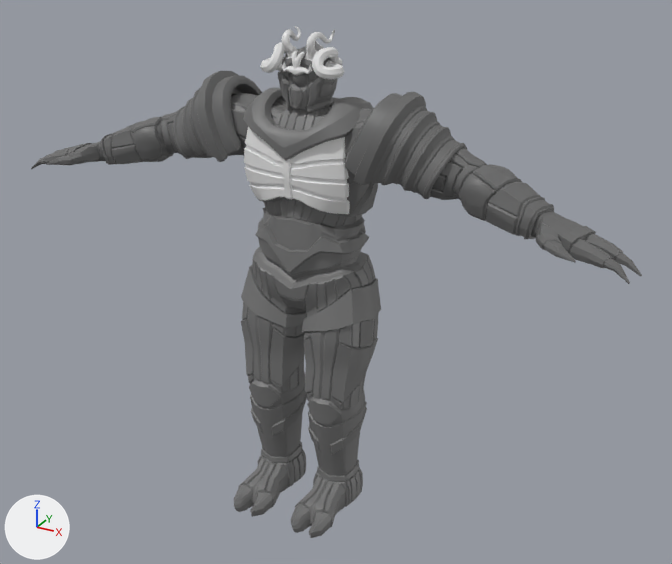
Before and after pictures for a commit that changed the FBX model Models/Enemies/Caligula/Caligula_high.fbx.
Both versions are drawn from a 50 mm lens placed at (-1.8, -45.2, 38.1), pointed at (-26.9, 0.6, 15.2). The lights are fixed; the arrows at lower left show +X, +Y and +Z. The first picture is the older version. Where no turn or scale is listed for an object, it has been applied to the vertices.

Before the edit, the objects in view are built like this:
```python
ob_bonearmor1 = bpy.data.objects.new('BoneArmor1', me_mesh_009)
ob_bonearmor1.location = (-28.5, 0.85, 24.97)
ob_commodusbody3 = bpy.data.objects.new('CommodusBody3', me_mesh_011)
ob_commodusbody3.location = (-28.5, -0.34, 14.39)
ob_mouthguard = bpy.data.objects.new('MouthGuard', me_mesh_001)
ob_mouthguard.location = (-28.5, -1.08, 26.59)
ob_pcube125 = bpy.data.objects.new('pCube125', me_mesh_006)
ob_pcube125.location = (-28.5, -1.01, 28.19)
ob_pcube127 = bpy.data.objects.new('pCube127', me_mesh_010)
ob_pcube127.location = (-28.5, -1.97, 22.42)
ob_sweep3 = bpy.data.objects.new('sweep3', me_mesh_005)
ob_sweep3.location = (-28.5, 0.49, 27.93)
```
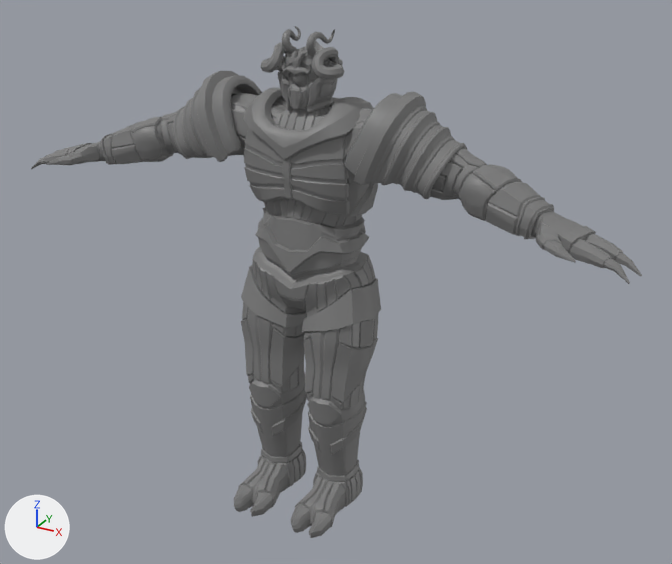
Where the newer file only moved an object's origin or applied its transform, the numbers keep the older frame.

Patch to the scene script:
```diff
--- a/Models/Enemies/Caligula/Caligula_high.fbx.py
+++ b/Models/Enemies/Caligula/Caligula_high.fbx.py
@@ mat_caligula_4k @@
+mat_caligula_4k = principled_material('Caligula_4K')
+mat_caligula_4k.base_color = (0.199, 0.199, 0.199)  # grey #7b7b7b
@@ me_mesh_005 @@
 # used by ob_sweep3; location = (-28.5, 0.49, 27.93)
-me_mesh_005.from_pydata(...)  # 2600 vertices, 2594 faces; spans x -2.57..2.57, y -1.93..1.93, z -2.28..2.28
+me_mesh_005.from_pydata(...)  # 2552 vertices, 2546 faces; spans x -2.57..2.57, y -1.93..1.93, z -2.28..2.28
+# me_mesh_005 part 1: 1430 faces spanning x -2.57..2.57, y -1.93..1.93, z -0.82..2.28 switch from mat_openpbr_shader1 (white #e7e7e7) to mat_caligula_4k (grey #7b7b7b)
+# me_mesh_005 part 2: 1110 faces spanning x -1.69..1.69, y -1.54..1.26, z -2.28..1.59 switch from mat_arminious_low_2k (grey #737373) to mat_caligula_4k (grey #7b7b7b)
+# edits to the shape of me_mesh_005 do not show in these pictures
@@ me_mesh_006 @@
 me_mesh_006.from_pydata(...)  # 254 vertices, 252 faces; spans x -0.96..0.96, y -0.28..0.41, z -0.32..0.95
-me_mesh_006.materials.append(mat_openpbr_shader1)  # white #e7e7e7
+me_mesh_006.materials.append(mat_caligula_4k)  # grey #7b7b7b
@@ me_mesh_010 @@
 me_mesh_010.from_pydata(...)  # 562 vertices, 560 faces; spans x -3.39..3.39, y -0.44..1.43, z -2.16..2.53
-me_mesh_010.materials.append(mat_openpbr_shader1)  # white #e7e7e7
+me_mesh_010.materials.append(mat_caligula_4k)  # grey #7b7b7b
@@ me_mesh_011 @@
 # used by ob_commodusbody3; location = (-28.5, -0.34, 14.39)
-me_mesh_011.from_pydata(...)  # 10470 vertices, 10456 faces; spans x -19.7..19.7, y -4.7..4.7, z -14.4..14.4
-me_mesh_011.materials.append(mat_arminious_low_2k)  # grey #737373
+me_mesh_011.from_pydata(...)  # 10470 vertices, 10464 faces; spans x -19.7..19.7, y -4.7..4.7, z -14.4..14.4
+# me_mesh_011 part 3: 6622 faces spanning x -19.7..19.7, y -3.6..4.7, z 5.6..13.0 switch from mat_lambert15 (dark grey #696969) to mat_caligula_4k (grey #7b7b7b)
+# edits to the shape of me_mesh_011 do not show in these pictures
@@ ob_mouthguard @@
 ob_mouthguard = bpy.data.objects.new('MouthGuard', me_mesh_001)
-ob_mouthguard.location = (-28.5, -1.08, 26.59)
+ob_mouthguard.location = (-28.5, -1.15, 26.59)
```

Where the change shows, as pixel boxes [x1, y1, x2, y2] in the pictures (672 x 564 px):
'pCube127', recoloured (white to grey): [244, 127, 350, 214] in both
'pCube125', recoloured (white to grey): [282, 51, 312, 76] in both
'MouthGuard', moved: before [288, 86, 306, 109]; after [288, 87, 306, 109]
part 1 of me_mesh_005, recoloured (white to grey): [260, 26, 345, 80] in both
part 2 of me_mesh_005, edited (looks the same): [278, 41, 337, 113] in both
part 3 of me_mesh_011, recoloured (dark grey to grey): [36, 71, 641, 283] in both
